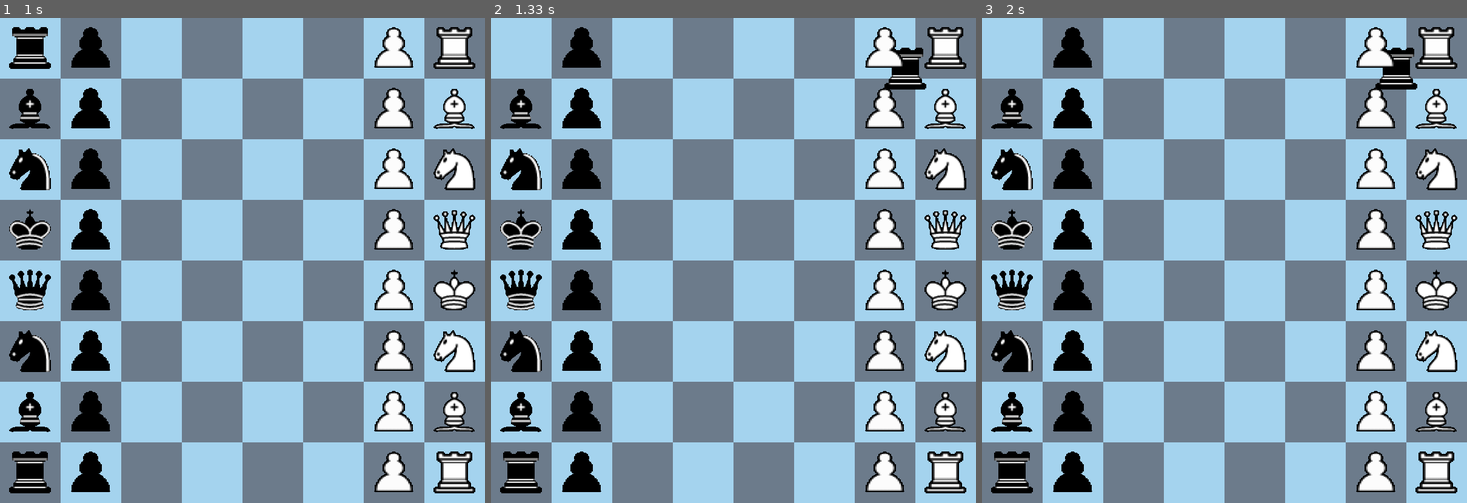
Above: before the commit, frames 1-3 (left to right).
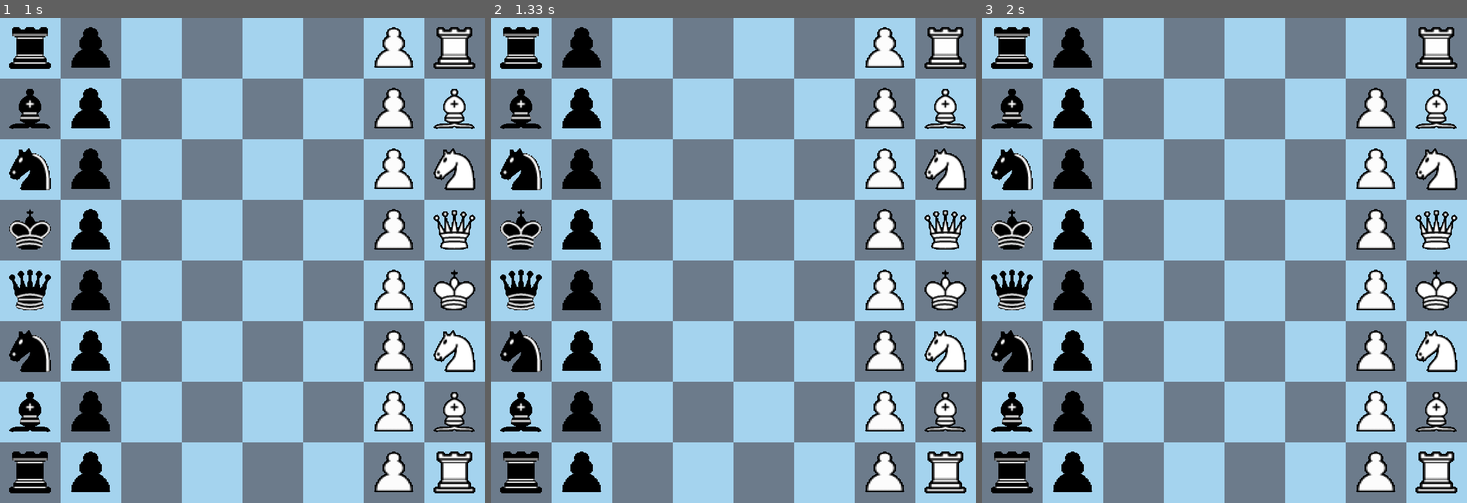
Above: after the commit, the same moments.

Repository: jwgbradford/chess-pygame
Game: pygame game, started from chess_main.py
Same seed, same stepped clock (60 frames per second), same inputs: the game is played once before the commit and once after it.
Inputs (mouse positions are in pixels of both pictures, inside the frame that each line leads up to):
- Up to frame 1 (1 s): click (29, 47) at 0.38 s
- Up to frame 2 (1.33 s): click (883, 47) at 1.22 s
- Up to frame 3 (2 s): click (1403, 430) at 1.55 s

Frame 1 is identical in both runs. In frame 2, 1.0% of the frame differs, in the area x 1-90%, y 1-15%; in frame 3, 1.4%.

Commit message:
basic movement, turn checking, no valid move check

Diff:
--- a/chess_main.py
+++ b/chess_main.py
@@ -22,9 +22,10 @@
         for x in range(cc.TILES):
             # This alternates between the blue and gray image.
             image = next(images)
-            # Blit one image after the other at their respective coords.
+            # Blit one image after the other at their respective coords
             background.blit(image, (x*cc.TILE_SIZE, y*cc.TILE_SIZE))
         next(images)
+    #returns a surface, ready to be sent to the screen
     return background
 
 def add_pieces():
@@ -34,18 +35,36 @@
             rowlist = []
             for column in range(0,cc.TILES):
                 if row == 0:
-                    piece = cp.GameObject(cc.PATH +cc.IMAGES[column+8], 'black', (column * cc.TILE_SIZE) + cc.OFFSET, (row * cc.TILE_SIZE) + cc.OFFSET, pieces_group)
+                    piece = cp.GameObject(cc.PATH +cc.IMAGES[column+8], 'black', column, row, pieces_group)
                 elif row == 7:
-                    piece = cp.GameObject(cc.PATH +cc.IMAGES[column], 'white', (column * cc.TILE_SIZE) + cc.OFFSET, (row * cc.TILE_SIZE) + cc.OFFSET, pieces_group)
+                    piece = cp.GameObject(cc.PATH +cc.IMAGES[column], 'white', column, row, pieces_group)
                 elif row == 6:
-                    piece = cp.Pawn(cc.PATH +'White_Pawn.gif', 'white', (column * cc.TILE_SIZE) + cc.OFFSET, (row * cc.TILE_SIZE) + cc.OFFSET, pieces_group)
+                    piece = cp.Pawn(cc.PATH +'White_Pawn.gif', 'white', column, row, pieces_group)
                 elif row == 1:
-                    piece = cp.Pawn(cc.PATH +'Black_Pawn.gif', 'black', (column * cc.TILE_SIZE) + cc.OFFSET, (row * cc.TILE_SIZE) + cc.OFFSET, pieces_group)
+                    piece = cp.Pawn(cc.PATH +'Black_Pawn.gif', 'black', column, row, pieces_group)
                 else:
                     pass
                 pieces_group.add(piece)
+    return pieces_group
 
-    return pieces_group
+def piece_moved(event_pos, all_pieces, turn):
+    for piece in all_pieces:
+        #check to see if our mouseclick was on a piece and that it's our turn
+        if piece.rect.collidepoint(event_pos) and piece.colour == turn:
+            #we have clicked a piece - was it already selected
+            if not piece.selected:
+                piece.selected = True
+                got_piece = True
+                return False
+            else:
+                piece.selected = False
+                got_piece = False
+        elif piece.selected:
+            #move piece - need to check if move is valid
+            if piece.valid_move(event_pos):
+                got_piece = False
+                return True
+    return False
 
 def main():
     #basic setup
@@ -61,30 +80,19 @@
 
     done = False
     got_piece = False
+    turn = 'white'
 
     while not done:
         for event in pygame.event.get():
             if event.type == pygame.QUIT:
                 done = True
             elif event.type == pygame.MOUSEBUTTONDOWN:
-                x_pos, y_pos = event.pos
-                for piece in all_pieces:
-                    #check to see if our mouseclick was on a piece
-                    if piece.rect.collidepoint(x_pos, y_pos):
-                        if not piece.selected:
-                            piece.selected = True
-                            got_piece = True
-                            break
-                        else:
-                            piece.selected = False
-                            got_piece = False
-                            break
-                    elif piece.selected:
-                        piece.rect.top = y_pos #need to convert to a row/column coord not
-                        piece.rect.left = x_pos
-                        piece.selected = False
-                        got_piece = False
-                        break
+                if piece_moved(event.pos, all_pieces, turn):
+                    #we moved a piece, other player's turn
+                    if turn == 'white':
+                        turn = 'black'
+                    else:
+                        turn = 'white'
                 pass
 
         # Now you can just blit the background image once
--- a/chess_pieces.py
+++ b/chess_pieces.py
@@ -1,18 +1,40 @@
-import pygame
+import pygame, math
+import chess_constants as cc
 
 class GameObject(pygame.sprite.Sprite):
-    def __init__(self, image, colour, x, y, pieces_group):
+    def __init__(self, image, colour, column, row, pieces_group):
         pygame.sprite.Sprite.__init__(self, pieces_group)
         self.image = pygame.image.load(image)
         self.rect = self.image.get_rect()
-        self.rect.top = x
-        self.rect.left = y
+        self.rect.top = cr_to_board(column)
+        self.rect.left = cr_to_board(row)
         self.colour = colour
         self.selected = False
 
+    def valid_move(self, event_pos):
+        self.move_piece(event_pos)
+        return True
+
+    def move_piece(self, event_pos):
+        self.rect.top = xy_to_board(event_pos[1])
+        self.rect.left = xy_to_board(event_pos[0])
+        self.selected = False
+
 class Pawn(GameObject):
-    def __init__(self, image, colour, x, y, pieces_group):
-        super().__init__(image, colour, x, y, pieces_group)
+    def __init__(self, image, colour, column, row, pieces_group):
+        super().__init__(image, colour, column, row, pieces_group)
+        self.first_move = True
 
-    def check_move(self, new_row_number,new_column_number):
+    def valid_move(self, event_pos):
+        self.move_piece(event_pos)
         return True
+
+def cr_to_board(num):
+    return (num * cc.TILE_SIZE) + cc.OFFSET
+
+def xy_to_board(pos):
+    #first work out which row/column we clicked in
+    aligned_int = math.trunc(pos / cc.TILE_SIZE)
+    #then convert back to x/y coordinates for pygame
+    aligned_pos = (aligned_int * cc.TILE_SIZE) + cc.OFFSET
+    return aligned_pos
